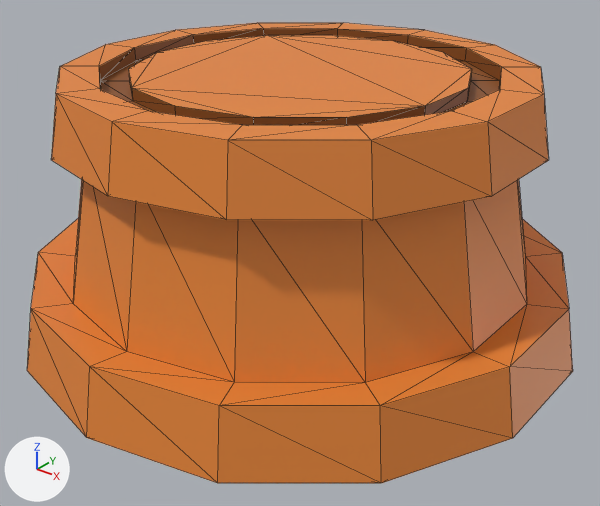
What one commit did to the glTF model Assets/Meshes/ItemPedestal/item_pedestal.glb.
Rendered twice from a 50 mm camera at (7.41, -9.26, 4.74) aimed at (0.24, -0.31, -0.81). The lights are fixed; the arrows at lower left show +X, +Y and +Z. Mesh edges are drawn as thin lines.
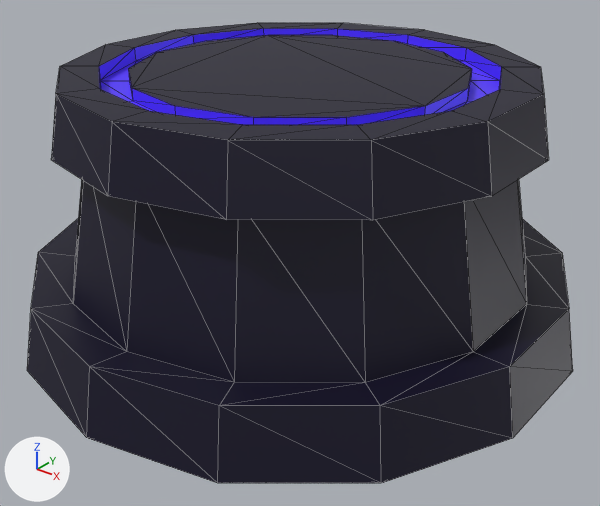
Commit message: Better item pedestal

Edits to the bpy script that builds the scene:
```text
Change mat_material_001:
    mat_material_001.base_color: (0.799, 0.238, 0.0382) -> (0.00425, 0.00252, 0.0204)  # orange #e78637 -> black #0e0827
Change mat_material_002:
    mat_material_002.base_color: (0.274, 0.0861, 0.016) -> (0.0994, 0.0374, 1.0)  # brown #8f5322 -> blue #5936ff
```

Boxes (x1, y1, x2, y2) around the edits, measured in the pictures (600 x 506 px):
'Cylinder', recoloured
    both: (27, 23, 573, 483)
